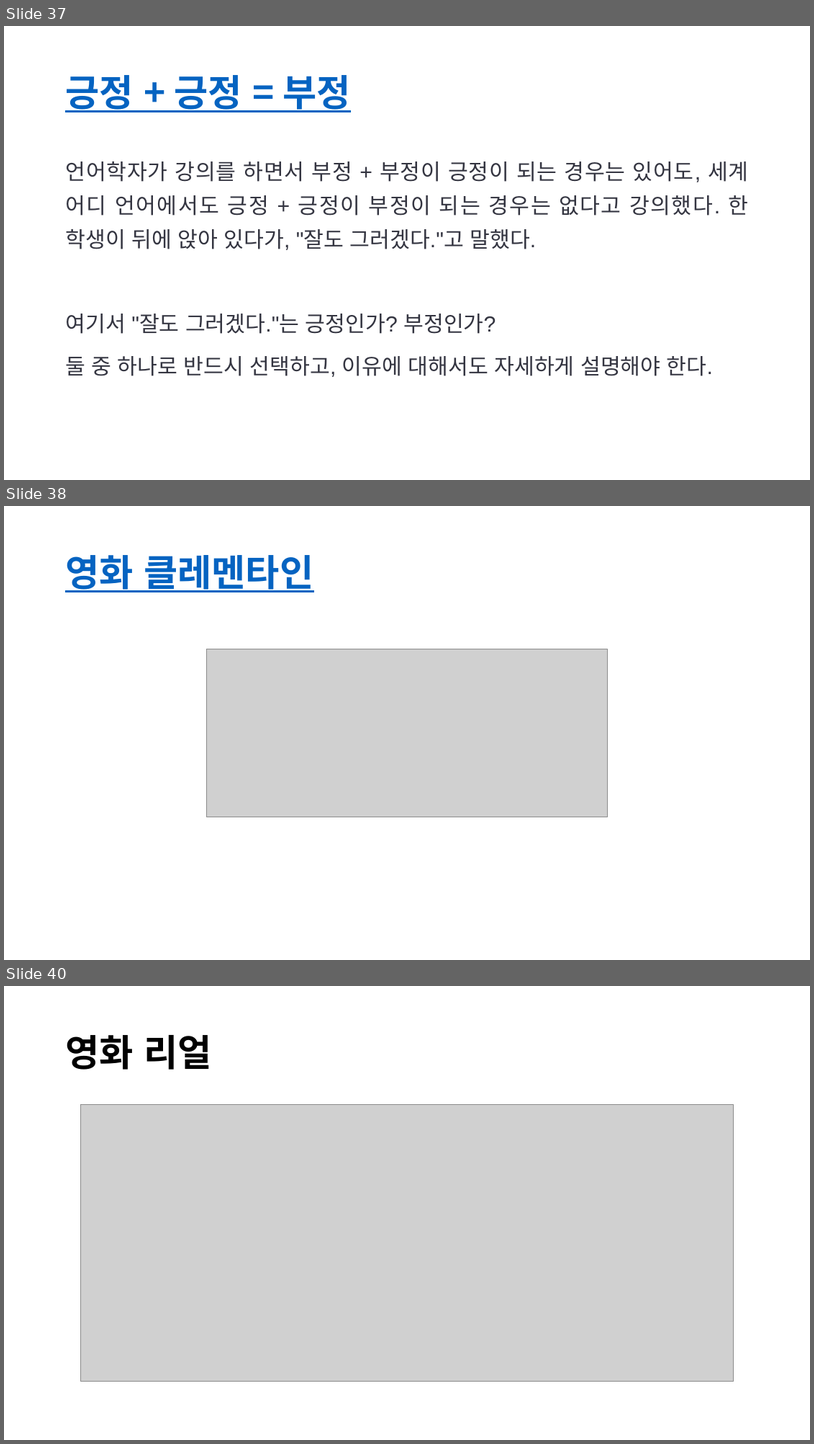
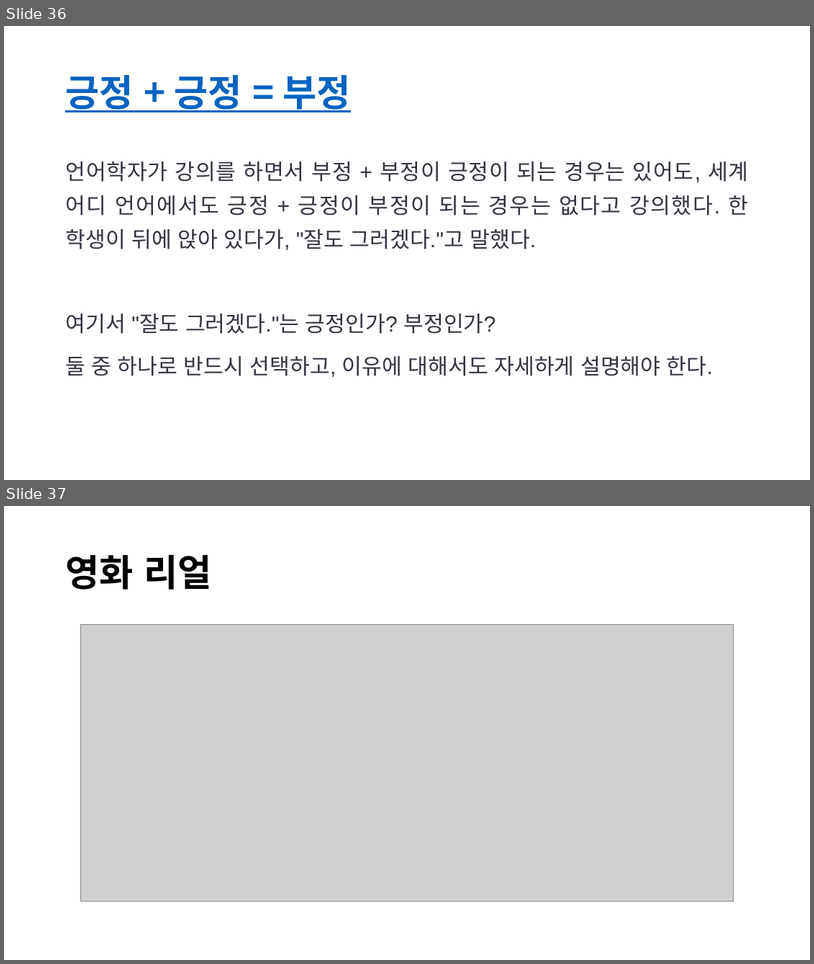
Before and after one commit to lolsaless/Python, a slide deck: PPT/202306023_북부청사 발표/프롬프트 실습(북부청사).pptx. Shown one above the other, each under a label of ours: slides 37, 38 and 40 before the commit, slides 36 and 37 after it; the slides between them are not shown. The pictures are 814x1444 and 814x964 pixels, drawn with LibreOffice and Linux fonts; fonts in the diff are those of the drawing; grey boxes stand for pictures. Boxes give left, top, right and bottom in pixels: in the first picture for what was removed or moved away, otherwise in the second. Text is boxed around its words. In the diff, an @@ line names an element or a change of style, - is before the commit and + after.

```diff
--- a/PPT/202306023_북부청사 발표/프롬프트 실습(북부청사).pptx
+++ b/PPT/202306023_북부청사 발표/프롬프트 실습(북부청사).pptx
@@ slide 38 removed at [4, 506, 810, 960], background #FFFFFF @@
@@ title removed at [65, 555, 314, 592] @@
-영화 클레멘타인
@@ picture removed at [206, 649, 607, 817] @@
@@ what was slide 37 is now slide 36 @@
@@ what was slide 40 is now slide 37 @@
```
Also in this commit, not shown: 2 slides changed, 7 other slides removed.
